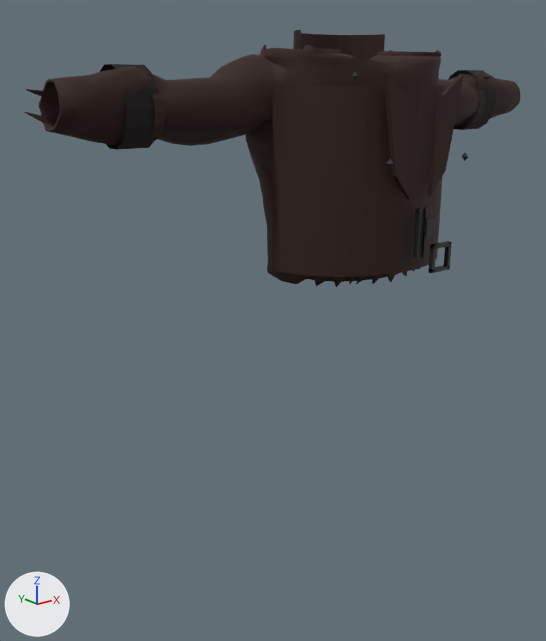
The glTF model docs/art/reviews/unified-equipment-leather-jacket-v1/jacket/equipment_leather_jacket_unified_v1_male_slim.glb as it was, and as the next commit left it.
One viewpoint serves both versions: a camera (50 mm lens) standing at (-1.191, -1.209, 1.499) and looking at (-0.139, 0.106, 0.973). Every picture has the same lights, and +X, +Y and +Z are marked at lower left. The first picture is the older version. Where no turn or scale is listed for an object, it has been applied to the vertices. Vertices at exactly the same position are counted once.

Names of what the first picture shows: 'equipment_leather_jacket_unified_v1_male_slim_details', 'equipment_leather_jacket_unified_v1_male_slim_shell'.
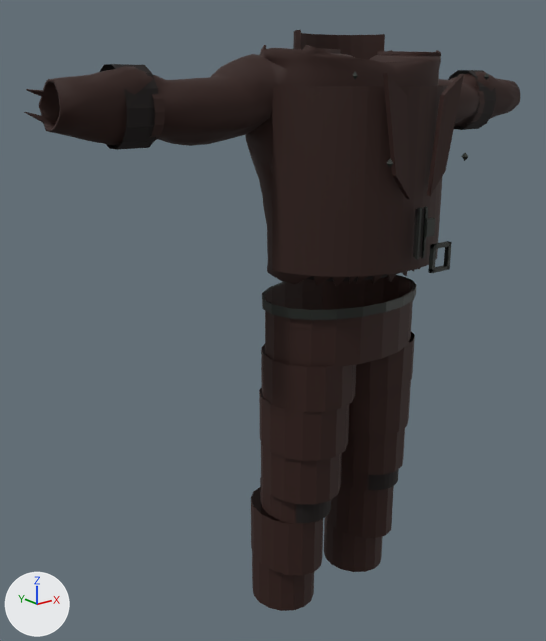
What differs and where, as boxes (x1, y1, x2, y2) in the pictures (546 x 641 px):
'equipment_leather_jacket_unified_v1_male_slim_details', reshaped (130% taller): before (100, 30, 496, 282); after (100, 30, 496, 611)
part 1 of me_equipment_leather_jacket_unified_v1_male_slim_details_mesh, added: after (251, 275, 417, 611)

The change in detail:
me_equipment_leather_jacket_unified_v1_male_slim_details_mesh is used by ob_equipment_leather_jacket_unified_v1_male_slim_details; location (0.0, 0.0, 0.0).
me_equipment_leather_jacket_unified_v1_male_slim_details_mesh had 688 vertices, 908 faces and spanned x -0.532..0.532, y -0.224..0.146, z 1.099..1.604.
me_equipment_leather_jacket_unified_v1_male_slim_details_mesh now has 1268 vertices, 1496 faces and spans x -0.532..0.532, y -0.224..0.172, z 0.242..1.604.
me_equipment_leather_jacket_unified_v1_male_slim_details_mesh part 1: 544 vertices added at x -0.207..0.207, y -0.118..0.172, z 0.242..1.042.
Other edits to the shape of me_equipment_leather_jacket_unified_v1_male_slim_details_mesh do not show in these pictures.
